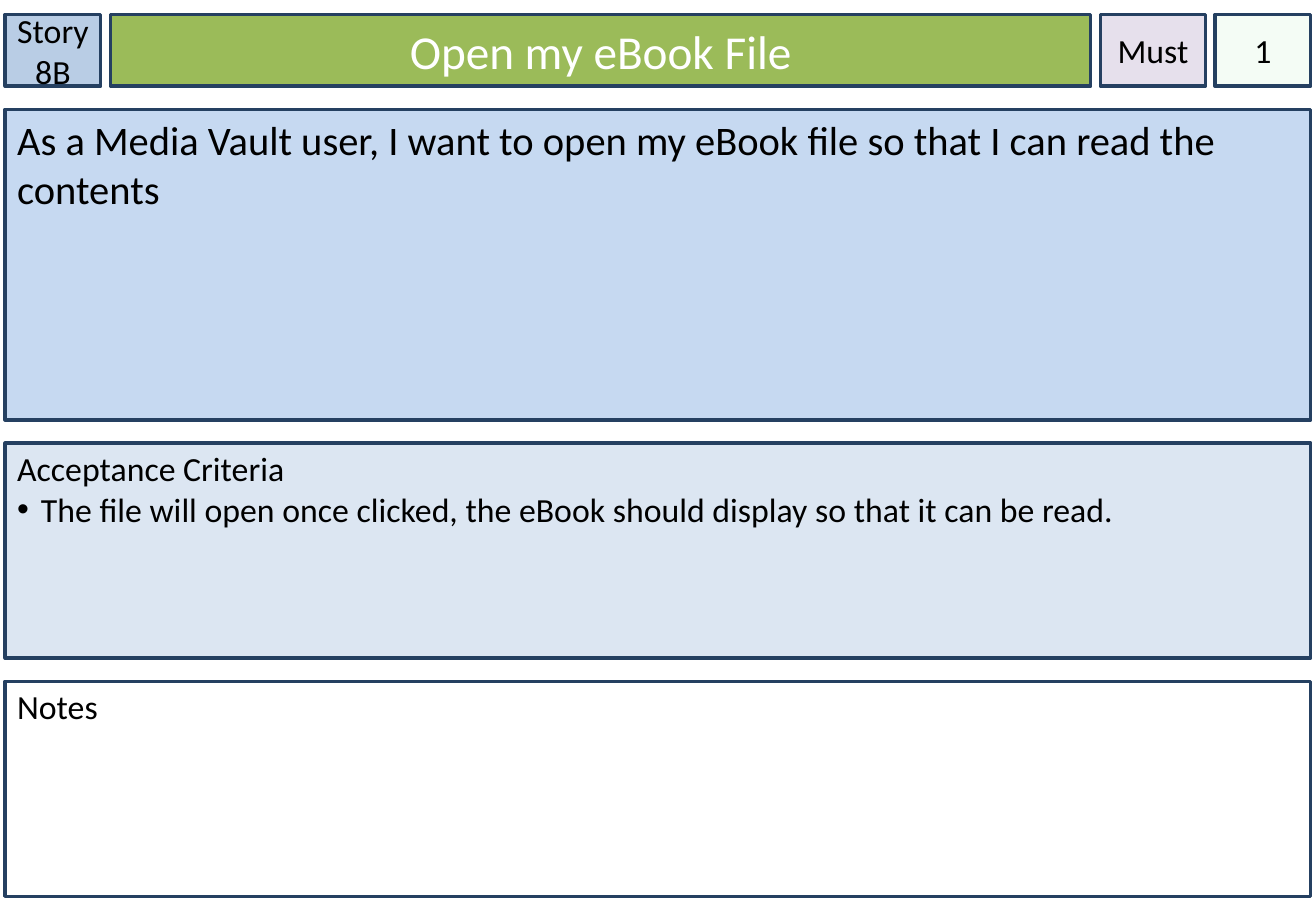
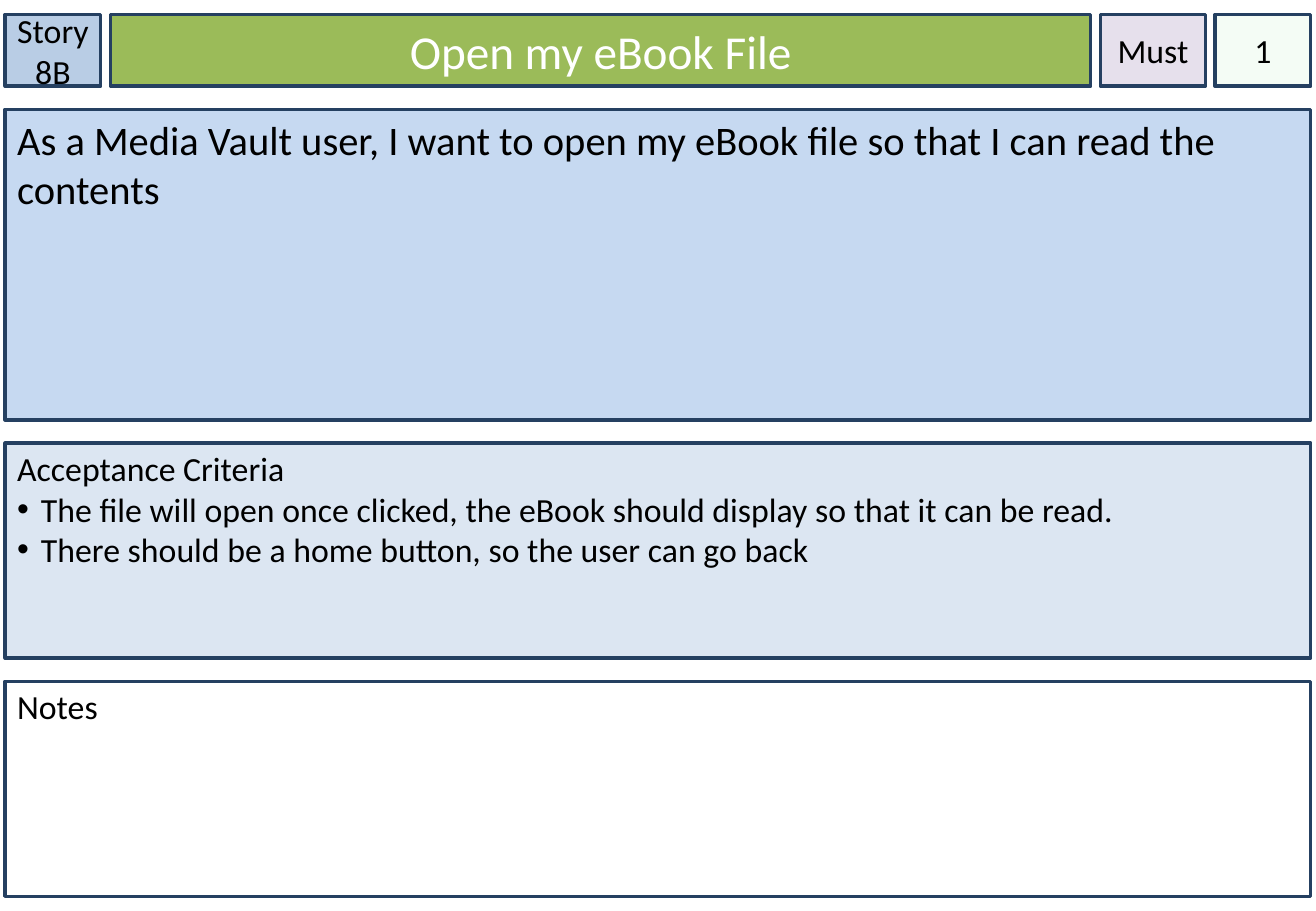
Before and after one commit to Lewibra/IFB299, a slide deck: slide 12 of Stories/Story Cards.pptx. Drawn at 1316x911 pixels with LibreOffice and Linux fonts; fonts in the diff are those of the drawing. Boxes give left, top, right and bottom in pixels: in the first picture for what was removed or moved away, otherwise in the second. Text is boxed around its words. In the diff, an @@ line names an element or a change of style, - is before the commit and + after.

```diff
--- a/Stories/Story Cards.pptx
+++ b/Stories/Story Cards.pptx
@@ text in rectangle at [41, 538, 809, 568]: paragraph added @@
+• There should be a home button, so the user can go back
```
Also in this commit, not shown: 6 other slides changed, 1 slide added, 3 other files.
